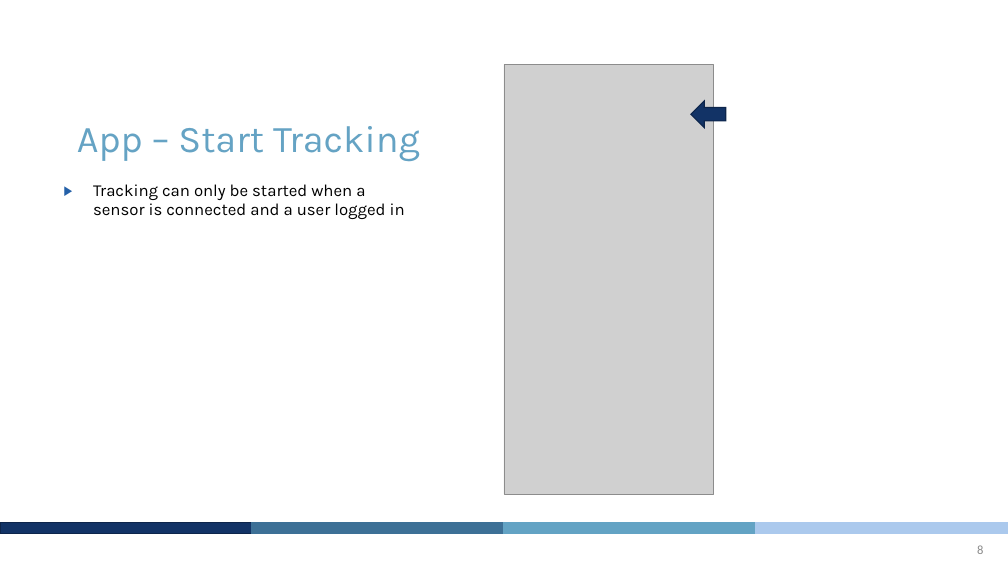
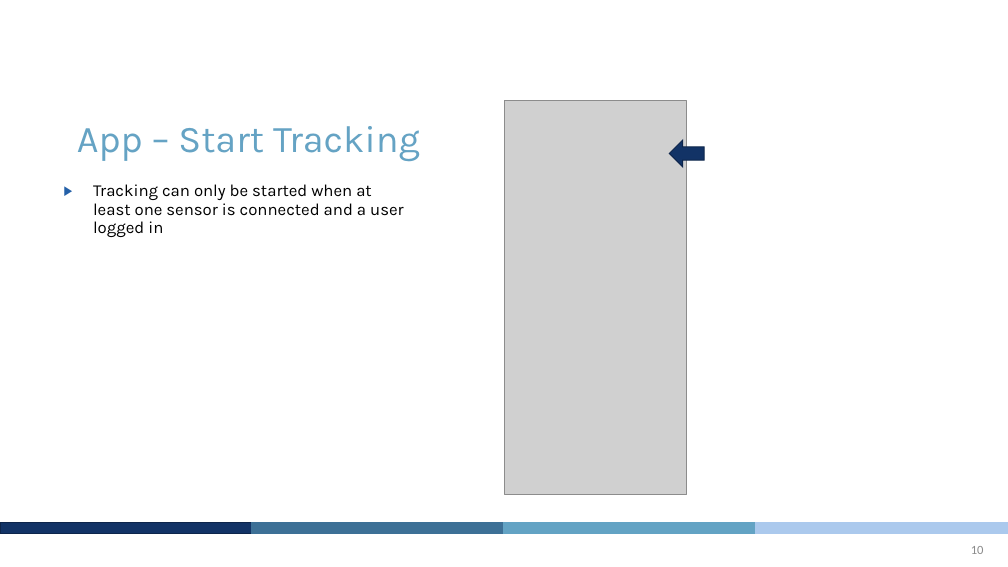
Before and after one commit to DE4L-Project/de4l-sensor-android-app, a slide deck: slide 10 of documentation/quickstart-airbeam2-de4l-app.pptx (slide 8 before the commit). Drawn at 1008x567 pixels with LibreOffice and Linux fonts; fonts in the diff are those of the drawing; grey boxes stand for pictures; background and template pictures are left out. Boxes give left, top, right and bottom in pixels: in the first picture for what was removed or moved away, otherwise in the second. Text is boxed around its words. In the diff, an @@ line names an element or a change of style, - is before the commit and + after.

```diff
--- a/documentation/quickstart-airbeam2-de4l-app.pptx
+++ b/documentation/quickstart-airbeam2-de4l-app.pptx
@@ picture: place and size @@
-picture at box(504, 64, 714, 494)
+picture at box(505, 101, 687, 495)
@@ down arrow: place and size @@
-down arrow at box(691, 101, 726, 127)
+down arrow at box(670, 140, 704, 167)
@@ text at box(93, 184, 404, 237): text changed @@
-▶ Tracking can only be started when a sensor is connected and a user logged in
+▶ Tracking can only be started when at least one sensor is connected and a user logged in
@@ page number at box(971, 546, 984, 554): text changed @@
-8
+10
```
Also in this commit, not shown: 8 other slides changed, 2 slides added, 30 other files.
